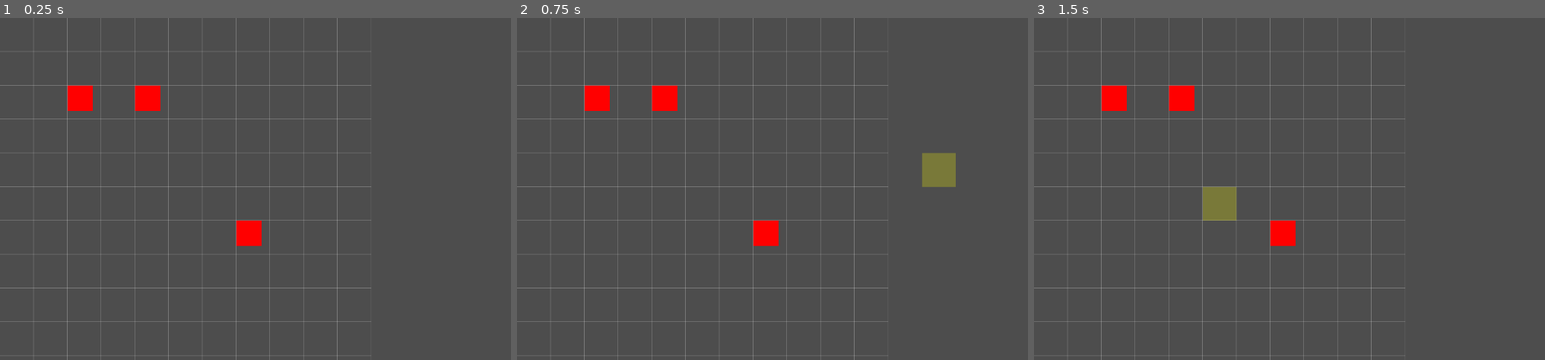
Above: before the commit, frames 1-3 (left to right).
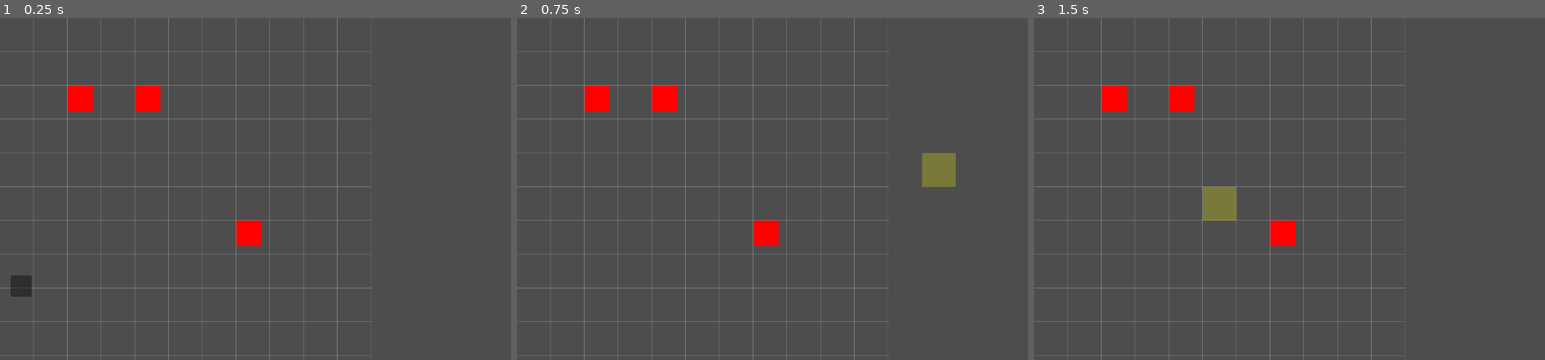
Above: after the commit, the same moments.

Repository: eric42/worldtalesfinal
Game: Godot game, scene res://main/MainScene.tscn
Two runs of this game, one before a commit and one after it. Both use one fixed random seed, a clock stepped at 60 frames per second and the inputs below.
Inputs (mouse positions are in pixels of both pictures, inside the frame that each line leads up to):
- Up to frame 1 (0.25 s): no input
- Up to frame 2 (0.75 s): tap Enter at 0.5 s; move the mouse to (956, 171) at 0.52 s; click (956, 171) at 0.67 s
- Up to frame 3 (1.5 s): tap Space at 1.25 s; move the mouse to (1217, 206) at 1.27 s; click (1217, 206) at 1.42 s

The runs differ from the first frame. In frame 1, 0.2% of the frame differs, in the area x 2-7%, y 75-82%; in frame 2, nothing differs; in frame 3, nothing differs.

Commit message:
update 12/04
Realizado o sistema de preview de batalhas onde monstra o dano a ser realizado e recebido

Diff:
--- a/input/InputController.gd
+++ b/input/InputController.gd
@@ -5,11 +5,13 @@
 @export var unit_manager_path: NodePath
 @export var turn_manager_path: NodePath
 @export var game_state_path: NodePath
+@export var preview_ui_path: NodePath
 
 @onready var map: BattleMap = get_node(battle_map_path)
 @onready var unit_manager: UnitManager = get_node(unit_manager_path)
 @onready var turn_manager: TurnManager = get_node(turn_manager_path)
 @onready var game_state: GameStateManager = get_node(game_state_path)
+@onready var preview_ui: CombatPreviewUI = get_node(preview_ui_path)
 
 var selected_unit: HeroUnit = null
 
@@ -64,7 +66,7 @@
 				blocked
 				)
 
-			map. show_attack_tiles(attack_tiles)
+			map.show_attack_tiles(attack_tiles)
 
 			return
 
@@ -75,17 +77,16 @@
 
 			if unit.faction == Faction.Type.ENEMY:
 
+				if selected_unit != null:
+					var sim: Dictionary = CombatResolver.simulate_attack(
+						selected_unit,
+						unit
+					)
 
-				var sim: Dictionary = CombatResolver.simulate_attack(
-					selected_unit,
-					unit
-				)
+					print("Dano causado:", sim["damage_to_defender"])
+					print("Dano recebido:", sim["damage_to_attacker"])
 
-				print("Preview:")
-				print("Dano causado:", sim["damage_to_defender"])
-				print("Dano recebido:", sim["damage_to_attacker"])
-
-				if map.is_adjacent(selected_unit.grid_pos, unit.grid_pos):
+				if map.attack_tiles.has(unit.grid_pos):
 					game_state.set_state(GameStateManager.State.PLAYER_ANIMATING)
 
 					map.execute_attack(selected_unit, unit)
@@ -147,3 +148,27 @@
 func _reset_selection() -> void:
 	selected_unit = null
 	map.clear_selection()
+
+	preview_ui.hide_preview()
+
+func _process(delta: float) -> void:
+	if selected_unit == null:
+		return
+
+	if not is_instance_valid(selected_unit):
+		return
+
+	var mouse_pos: Vector2 = get_global_mouse_position()
+	var grid: Vector2i = map.world_to_grid(mouse_pos)
+
+	var unit: HeroUnit = unit_manager.get_unit_at(grid)
+
+	if unit != null and unit.faction == Faction.Type.ENEMY:
+		if map.attack_tiles.has(grid):
+
+			var sim = CombatResolver.simulate_attack(selected_unit, unit)
+			preview_ui.show_preview(sim)
+		else:
+			preview_ui.hide_preview()
+	else:
+		preview_ui.hide_preview()
--- a/main/MainScene.tscn
+++ b/main/MainScene.tscn
@@ -8,6 +8,8 @@
 [ext_resource type="PackedScene" uid="uid://bombqatoa25m4" path="res://units/HeroUnit.tscn" id="5_u8god"]
 [ext_resource type="Script" uid="uid://d0vhp2w8uuy4g" path="res://ai/EnemyAIController.gd" id="7_u8god"]
 [ext_resource type="Script" uid="uid://ks4fre45admx" path="res://core/GameStateManager.gd" id="8_k6d16"]
+[ext_resource type="PackedScene" uid="uid://xmyo16cu0avf" path="res://ui/CombatPreviewUI.tscn" id="9_6k2uc"]
+[ext_resource type="Script" uid="uid://spgbe7yyeqk3" path="res://ui/CombatPreviewUI.gd" id="10_otp8k"]
 
 [node name="MainScene" type="Node2D"]
 script = ExtResource("1_armln")
@@ -39,3 +41,10 @@
 unit_manager_path = NodePath("../UnitManager")
 turn_manager_path = NodePath("../TurnManager")
 game_state_path = NodePath("../GameStateManager")
+preview_ui_path = NodePath("../CanvasLayer/CombatPreviewUI")
+
+[node name="CanvasLayer" type="CanvasLayer" parent="."]
+
+[node name="CombatPreviewUI" parent="CanvasLayer" instance=ExtResource("9_6k2uc")]
+offset_bottom = 40.0
+script = ExtResource("10_otp8k")
--- /dev/null
+++ b/ui/CombatPreviewUI.gd
@@ -0,0 +1,37 @@
+extends Control
+class_name CombatPreviewUI
+
+# =========================
+# REFERÊNCIAS
+# =========================
+@onready var damage_to_defender: Label = $Panel/VBoxContainer/DamageToDefender
+@onready var damage_to_attacker: Label = $Panel/VBoxContainer/DamageToAttacker
+
+# =========================
+# LAYOUT
+# =========================
+func _ready() -> void:
+	# ancora no canto inferior esquerdo
+	await get_tree().process_frame
+
+	anchor_left = 0
+	anchor_top = 1
+	anchor_right = 0
+	anchor_bottom = 1
+
+	# deslocamento da borda
+	offset_left = 20
+	offset_bottom = -60
+	custom_minimum_size = Vector2(200, 100)
+
+# =========================
+# PREVIEW
+# =========================
+func show_preview(data: Dictionary) -> void:
+	damage_to_defender.text = "Dano: " + str(data["damage_to_defender"])
+	damage_to_attacker.text = "Contra-Ataque: " + str(data["damage_to_attacker"])
+
+	visible = true
+
+func hide_preview() -> void:
+	visible = false
--- /dev/null
+++ b/ui/CombatPreviewUI.tscn
@@ -0,0 +1,33 @@
+[gd_scene format=3 uid="uid://xmyo16cu0avf"]
+
+[node name="CombatPreviewUI" type="Control"]
+layout_mode = 3
+anchors_preset = 2
+anchor_top = 1.0
+anchor_bottom = 1.0
+offset_right = 200.0
+offset_bottom = 100.0
+grow_vertical = 0
+
+[node name="Panel" type="Panel" parent="."]
+layout_mode = 0
+offset_right = 40.0
+offset_bottom = 40.0
+
+[node name="VBoxContainer" type="VBoxContainer" parent="Panel"]
+layout_mode = 0
+offset_right = 40.0
+offset_bottom = 40.0
+
+[node name="AttackerHP" type="Label" parent="Panel/VBoxContainer"]
+layout_mode = 2
+
+[node name="DefenderHP" type="Label" parent="Panel/VBoxContainer"]
+layout_mode = 2
+
+[node name="DamageToDefender" type="Label" parent="Panel/VBoxContainer"]
+custom_minimum_size = Vector2(0, -0.38)
+layout_mode = 2
+
+[node name="DamageToAttacker" type="Label" parent="Panel/VBoxContainer"]
+layout_mode = 2
Not shown, changed: icon.svg.import
Not shown: 1 places in main/MainScene.tscn that only renumber resources
Not shown, added: ui/CombatPreviewUI.gd.uid
